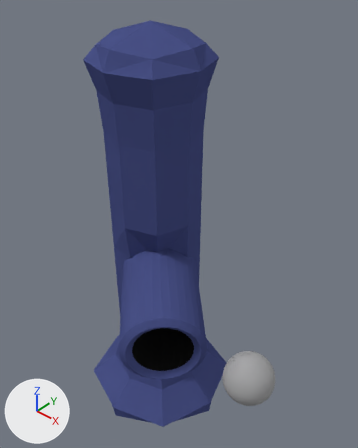
Two versions of the Blender file Blender/pillars.blend, one commit apart.
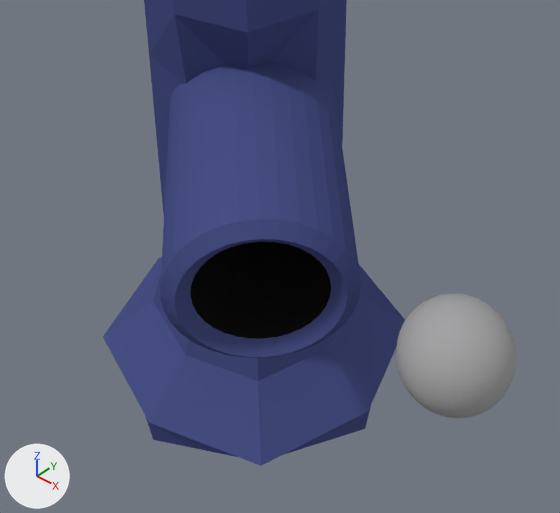
Each version is shown whole from a 50 mm lens placed at (6.94, -7.01, 10.24), pointed at (0.75, -0.04, 3.96), then close up on the part from 13% to 82% of the width and 50% to 100% of the height. Arrows for +X, +Y and +Z are at lower left; the lights stay in place.

The first close-up shows 'Ball', 'Pillar'.
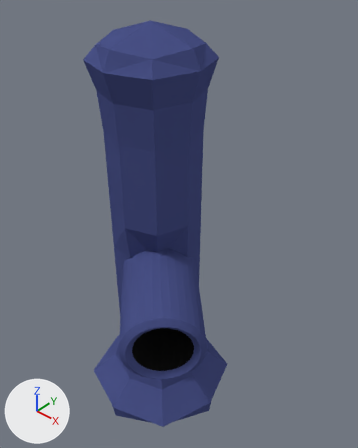
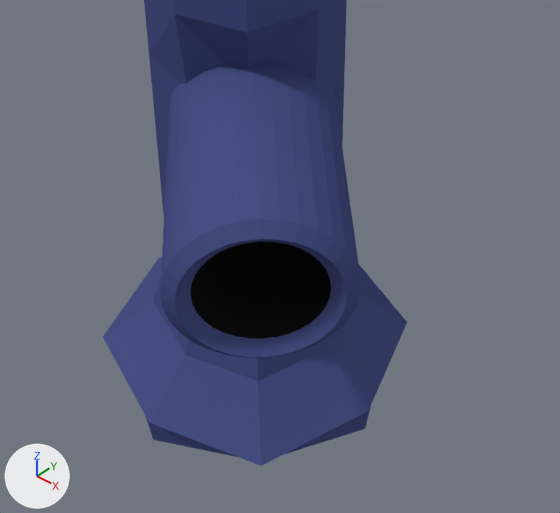
Where the change shows, as pixel boxes [x1, y1, x2, y2] in the close-ups (560 x 513 px):
'Ball', deleted: before [396, 293, 516, 418]

What the commit changed:
Object 'Ball' (ob_ball) is deleted.
